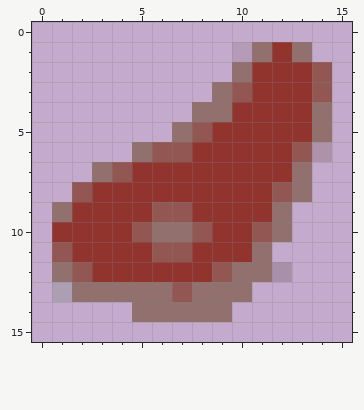
Two states of a pixel-art sprite, Cold rain unity/Assets/Sprites/Items/195/item_195.png. The picture above was drawn from the file before the commit.
The file is 16x16 pixels. Pixels under 10% opacity are left out.
Once edited:
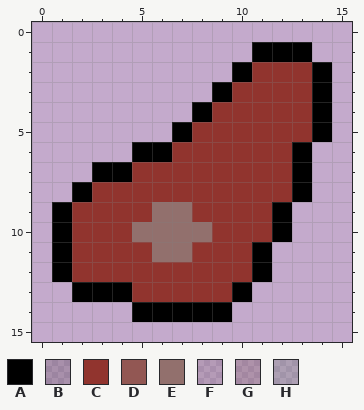
Palette (. is transparent): A #000000  B #2517102d  C #91342e  D #925753  E #92706d  F #4a2e231f  G #59362935  H #426e422e
Change:
{"y":1,"x":10,"old":"FECE","new":".AAA"}
{"y":2,"x":10,"old":"E","new":"A"}
{"y":2,"x":14,"old":"D","new":"A"}
{"y":3,"x":9,"old":"ED","new":"AC"}
{"y":3,"x":14,"old":"D","new":"A"}
{"y":4,"x":8,"old":"EE","new":"AC"}
{"y":4,"x":14,"old":"E","new":"A"}
{"y":5,"x":7,"old":"ED","new":"AC"}
{"y":5,"x":14,"old":"E","new":"A"}
{"y":6,"x":5,"old":"EDD","new":"AAC"}
{"y":6,"x":13,"old":"DG","new":"A."}
{"y":7,"x":3,"old":"ED","new":"AA"}
{"y":7,"x":13,"old":"E","new":"A"}
{"y":8,"x":2,"old":"D","new":"A"}
{"y":8,"x":12,"old":"DE","new":"CA"}
{"y":9,"x":1,"old":"E","new":"A"}
{"y":9,"x":6,"old":"DD","new":"EE"}
{"y":9,"x":12,"old":"E","new":"A"}
{"y":10,"x":1,"old":"C","new":"A"}
{"y":10,"x":5,"old":"D","new":"E"}
{"y":10,"x":8,"old":"D","new":"E"}
{"y":10,"x":11,"old":"DE","new":"CA"}
{"y":11,"x":1,"old":"D","new":"A"}
{"y":11,"x":6,"old":"DD","new":"EE"}
{"y":11,"x":11,"old":"E","new":"A"}
{"y":12,"x":1,"old":"ED","new":"AC"}
{"y":12,"x":9,"old":"DEEB","new":"CCA."}
{"y":13,"x":1,"old":"HEEEEEDEEE","new":".AAACCCCCA"}
{"y":14,"x":5,"old":"EEEEE","new":"AAAAA"}
